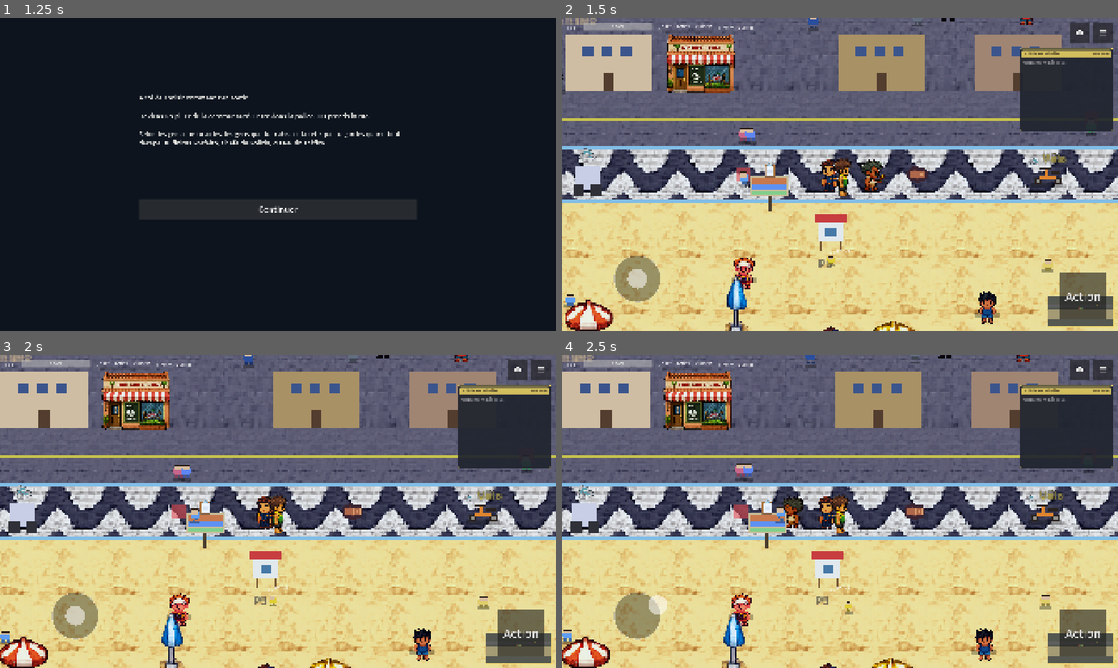
Above: before the commit, frames 1-4 (two rows, left to right).
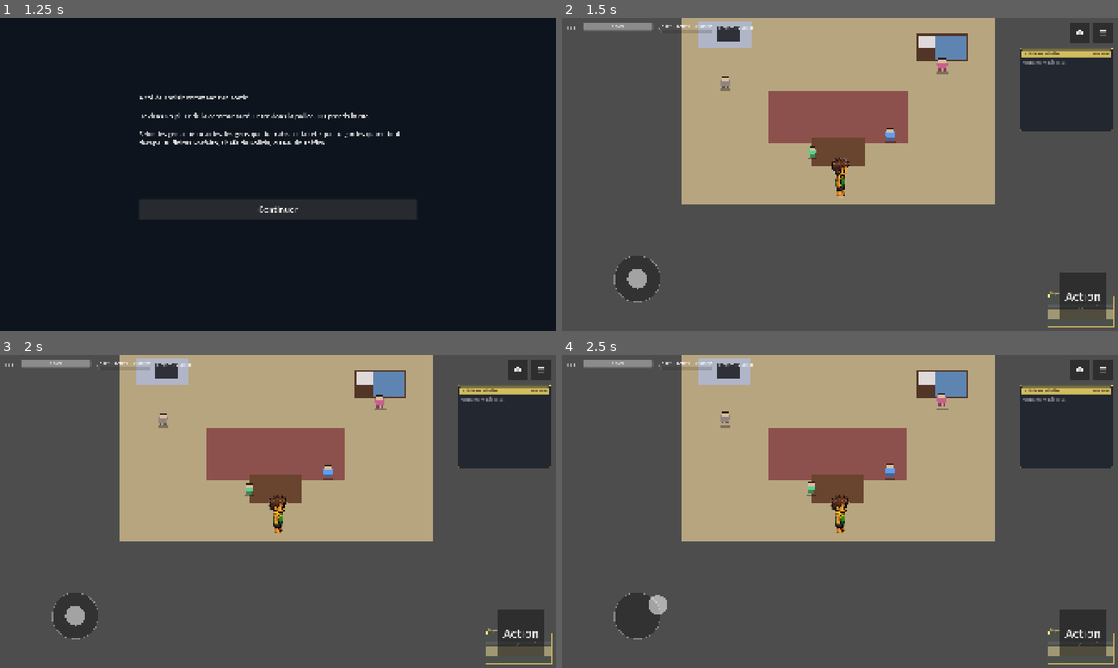
Above: after the commit, the same moments.

Repository: alexandreDavid/rio
Game: Godot game, scene res://scenes/main/Intro.tscn
Same seed, same stepped clock (60 frames per second), same inputs: the game is played once before the commit and once after it.
Inputs (mouse positions are in pixels of both pictures, inside the frame that each line leads up to):
- Up to frame 1 (1.25 s): click "Continuer" at 0.5 s
- Up to frame 2 (1.5 s): tap Enter (ui_accept) at 1.25 s; move the mouse to (962, 158) at 1.27 s; hold D (move_right) from 1.28 s (still down); hold E (interact) from 1.28 s (still down); click (962, 158) at 1.42 s
- Up to frame 3 (2 s): keep holding D (move_right); keep holding E (interact); tap Space (jump) at 1.52 s
- Up to frame 4 (2.5 s): release D (move_right) at 2 s; release E (interact) at 2 s; drag from (639, 614) to (828, 511) at 2.02 s

Frame 1 is identical in both runs. In frame 2, 92% of the frame differs, in the area x 0-100%, y 0-100%; in frame 3, 92%; in frame 4, 92%.

Commit message:
Démarrage chez tio Zé : nouveau quartier walkable Favela do Morro
- scenes/districts/FavelaDoMorro.tscn : 1480×510 px, ciel doré + colline
  verte, Cristo silhouette lointain, 10 maisons favela colorées dont la
  Casa do tio Zé centrale (couleur ocre, double pignon, label flottant),
  escalier central de descente, lignes électriques décoratives,
  réservoirs d'eau sur les toits, végétation des deux côtés
- HouseInterior placée *à l'intérieur* du district favela à local
  (80, -3000), avec ExitDoor.destination explicite (-15080, -2768) pour
  que le 1er exit (last_exit_position == ZERO au boot) sorte juste
  devant la maison sur le morro
- TioZeDoor (BuildingDoor) à local (-80, 100) → tp vers HouseInterior
  SpawnPoint en world (-14920, -5825)
- ExitToCopa (DistrictExit walkable) à local (0, 195) → walk_to copacabana
- Côté Copa : ExitToFavela ajouté à world (1100, -210), au-dessus de
  Nossa Senhora, label '↑ MORRO / FAVELA'
- DistrictManager : favela_morro enregistré + WALK_ENTRIES bidirectionnel
- Player spawn déplacé du calçadão (1200, 96) à l'intérieur de la maison
  (-14920, -5825)

5 wanderers dans la favela : 2 enfants rapides + 2 adultes en bavardage
+ 1 chien errant. Pas de NPC quest-related — Seu João reste sur le
calçadão pour préserver les flux quêtes existants. La cinématique
intro IntroSeuJoao continue de fonctionner (location-agnostic).

712/712 tests verts.

Diff:
--- /dev/null
+++ b/scenes/districts/FavelaDoMorro.tscn
@@ -0,0 +1,467 @@
+[gd_scene load_steps=8 format=3]
+
+[ext_resource type="PackedScene" path="res://scenes/props/TaxiStand.tscn" id="1_taxi"]
+[ext_resource type="PackedScene" path="res://scenes/props/AmbientWanderer.tscn" id="2_wander"]
+[ext_resource type="PackedScene" path="res://scenes/props/DistrictExit.tscn" id="3_exit"]
+[ext_resource type="PackedScene" path="res://scenes/interiors/HouseInterior.tscn" id="4_house_int"]
+[ext_resource type="PackedScene" path="res://scenes/props/BuildingDoor.tscn" id="5_door"]
+
+[sub_resource type="RectangleShape2D" id="WallH"]
+size = Vector2(1500, 16)
+
+[sub_resource type="RectangleShape2D" id="WallV"]
+size = Vector2(16, 480)
+
+[node name="FavelaDoMorroDistrict" type="Node2D"]
+
+[node name="Sky" type="ColorRect" parent="."]
+offset_left = -740.0
+offset_top = -260.0
+offset_right = 740.0
+offset_bottom = -100.0
+color = Color(0.92, 0.62, 0.35, 1)
+
+[node name="SkyHorizon" type="ColorRect" parent="."]
+offset_left = -740.0
+offset_top = -120.0
+offset_right = 740.0
+offset_bottom = -100.0
+color = Color(0.95, 0.78, 0.42, 1)
+
+[node name="HillBg" type="ColorRect" parent="."]
+offset_left = -740.0
+offset_top = -200.0
+offset_right = 740.0
+offset_bottom = -80.0
+color = Color(0.32, 0.42, 0.32, 1)
+
+[node name="HillRidge" type="ColorRect" parent="."]
+offset_left = -700.0
+offset_top = -180.0
+offset_right = -400.0
+offset_bottom = -80.0
+color = Color(0.28, 0.38, 0.32, 1)
+
+[node name="HillRidgeR" type="ColorRect" parent="."]
+offset_left = 400.0
+offset_top = -170.0
+offset_right = 700.0
+offset_bottom = -80.0
+color = Color(0.28, 0.38, 0.32, 1)
+
+[node name="ChristSilhouetteFar" type="ColorRect" parent="."]
+offset_left = 80.0
+offset_top = -190.0
+offset_right = 86.0
+offset_bottom = -160.0
+color = Color(0.22, 0.28, 0.22, 0.85)
+
+[node name="ChristCrossFar" type="ColorRect" parent="."]
+offset_left = 76.0
+offset_top = -178.0
+offset_right = 90.0
+offset_bottom = -174.0
+color = Color(0.22, 0.28, 0.22, 0.85)
+
+[node name="GroundDirt" type="ColorRect" parent="."]
+offset_left = -740.0
+offset_top = 100.0
+offset_right = 740.0
+offset_bottom = 200.0
+color = Color(0.55, 0.42, 0.32, 1)
+
+[node name="StairsCenter" type="ColorRect" parent="."]
+offset_left = -8.0
+offset_top = 100.0
+offset_right = 8.0
+offset_bottom = 200.0
+color = Color(0.42, 0.32, 0.22, 1)
+
+[node name="StairLine1" type="ColorRect" parent="."]
+offset_left = -10.0
+offset_top = 120.0
+offset_right = 10.0
+offset_bottom = 122.0
+color = Color(0.32, 0.22, 0.18, 1)
+
+[node name="StairLine2" type="ColorRect" parent="."]
+offset_left = -10.0
+offset_top = 140.0
+offset_right = 10.0
+offset_bottom = 142.0
+color = Color(0.32, 0.22, 0.18, 1)
+
+[node name="StairLine3" type="ColorRect" parent="."]
+offset_left = -10.0
+offset_top = 160.0
+offset_right = 10.0
+offset_bottom = 162.0
+color = Color(0.32, 0.22, 0.18, 1)
+
+[node name="StairLine4" type="ColorRect" parent="."]
+offset_left = -10.0
+offset_top = 180.0
+offset_right = 10.0
+offset_bottom = 182.0
+color = Color(0.32, 0.22, 0.18, 1)
+
+[node name="VegetationL" type="ColorRect" parent="."]
+offset_left = -740.0
+offset_top = 100.0
+offset_right = -640.0
+offset_bottom = 200.0
+color = Color(0.32, 0.55, 0.32, 1)
+
+[node name="VegetationR" type="ColorRect" parent="."]
+offset_left = 640.0
+offset_top = 100.0
+offset_right = 740.0
+offset_bottom = 200.0
+color = Color(0.32, 0.55, 0.32, 1)
+
+[node name="HouseRow1" type="Node2D" parent="."]
+
+[node name="House1Wall" type="ColorRect" parent="HouseRow1"]
+offset_left = -650.0
+offset_top = 0.0
+offset_right = -570.0
+offset_bottom = 100.0
+color = Color(0.85, 0.55, 0.4, 1)
+
+[node name="House1Roof" type="ColorRect" parent="HouseRow1"]
+offset_left = -660.0
+offset_top = -10.0
+offset_right = -560.0
+offset_bottom = 0.0
+color = Color(0.62, 0.32, 0.22, 1)
+
+[node name="House1Window" type="ColorRect" parent="HouseRow1"]
+offset_left = -630.0
+offset_top = 30.0
+offset_right = -610.0
+offset_bottom = 50.0
+color = Color(0.32, 0.55, 0.78, 0.85)
+
+[node name="House2Wall" type="ColorRect" parent="HouseRow1"]
+offset_left = -540.0
+offset_top = -10.0
+offset_right = -440.0
+offset_bottom = 100.0
+color = Color(0.95, 0.85, 0.4, 1)
+
+[node name="House2Roof" type="ColorRect" parent="HouseRow1"]
+offset_left = -550.0
+offset_top = -22.0
+offset_right = -430.0
+offset_bottom = -10.0
+color = Color(0.42, 0.32, 0.22, 1)
+
+[node name="House2Window" type="ColorRect" parent="HouseRow1"]
+offset_left = -515.0
+offset_top = 22.0
+offset_right = -495.0
+offset_bottom = 42.0
+color = Color(0.32, 0.55, 0.78, 0.85)
+
+[node name="House3Wall" type="ColorRect" parent="HouseRow1"]
+offset_left = -410.0
+offset_top = 0.0
+offset_right = -310.0
+offset_bottom = 100.0
+color = Color(0.55, 0.78, 0.55, 1)
+
+[node name="House3Roof" type="ColorRect" parent="HouseRow1"]
+offset_left = -420.0
+offset_top = -10.0
+offset_right = -300.0
+offset_bottom = 0.0
+color = Color(0.62, 0.32, 0.22, 1)
+
+[node name="House3Window" type="ColorRect" parent="HouseRow1"]
+offset_left = -385.0
+offset_top = 30.0
+offset_right = -365.0
+offset_bottom = 50.0
+color = Color(0.32, 0.55, 0.78, 0.85)
+
+[node name="House4Wall" type="ColorRect" parent="HouseRow1"]
+offset_left = -280.0
+offset_top = -20.0
+offset_right = -180.0
+offset_bottom = 100.0
+color = Color(0.4, 0.65, 0.95, 1)
+
+[node name="House4Roof" type="ColorRect" parent="HouseRow1"]
+offset_left = -290.0
+offset_top = -32.0
+offset_right = -170.0
+offset_bottom = -20.0
+color = Color(0.42, 0.32, 0.22, 1)
+
+[node name="House4Window" type="ColorRect" parent="HouseRow1"]
+offset_left = -250.0
+offset_top = 12.0
+offset_right = -230.0
+offset_bottom = 32.0
+color = Color(0.95, 0.85, 0.4, 0.85)
+
+[node name="TioZeHouseWall" type="ColorRect" parent="HouseRow1"]
+offset_left = -150.0
+offset_top = -30.0
+offset_right = -10.0
+offset_bottom = 100.0
+color = Color(0.95, 0.65, 0.45, 1)
+
+[node name="TioZeHouseRoof" type="ColorRect" parent="HouseRow1"]
+offset_left = -160.0
+offset_top = -42.0
+offset_right = 0.0
+offset_bottom = -30.0
+color = Color(0.62, 0.32, 0.22, 1)
+
+[node name="TioZeHouseRoof2" type="ColorRect" parent="HouseRow1"]
+offset_left = -100.0
+offset_top = -52.0
+offset_right = -50.0
+offset_bottom = -42.0
+color = Color(0.62, 0.32, 0.22, 1)
+
+[node name="TioZeWindowL" type="ColorRect" parent="HouseRow1"]
+offset_left = -125.0
+offset_top = 0.0
+offset_right = -100.0
+offset_bottom = 25.0
+color = Color(0.95, 0.85, 0.4, 0.92)
+
+[node name="TioZeWindowR" type="ColorRect" parent="HouseRow1"]
+offset_left = -50.0
+offset_top = 0.0
+offset_right = -25.0
+offset_bottom = 25.0
+color = Color(0.95, 0.85, 0.4, 0.92)
+
+[node name="TioZeLabel" type="Label" parent="HouseRow1"]
+offset_left = -130.0
+offset_top = -60.0
+offset_right = -30.0
+offset_bottom = -42.0
+text = "Casa do tio Zé"
+horizontal_alignment = 1
+theme_override_font_sizes/font_size = 11
+theme_override_colors/font_color = Color(0.95, 0.92, 0.78, 1)
+theme_override_colors/font_outline_color = Color(0, 0, 0, 0.85)
+theme_override_constants/outline_size = 4
+
+[node name="House6Wall" type="ColorRect" parent="HouseRow1"]
+offset_left = 30.0
+offset_top = 0.0
+offset_right = 130.0
+offset_bottom = 100.0
+color = Color(0.78, 0.42, 0.55, 1)
+
+[node name="House6Roof" type="ColorRect" parent="HouseRow1"]
+offset_left = 20.0
+offset_top = -10.0
+offset_right = 140.0
+offset_bottom = 0.0
+color = Color(0.62, 0.32, 0.22, 1)
+
+[node name="House6Window" type="ColorRect" parent="HouseRow1"]
+offset_left = 65.0
+offset_top = 30.0
+offset_right = 85.0
+offset_bottom = 50.0
+color = Color(0.32, 0.55, 0.78, 0.85)
+
+[node name="House7Wall" type="ColorRect" parent="HouseRow1"]
+offset_left = 160.0
+offset_top = -10.0
+offset_right = 280.0
+offset_bottom = 100.0
+color = Color(0.95, 0.92, 0.85, 1)
+
+[node name="House7Roof" type="ColorRect" parent="HouseRow1"]
+offset_left = 150.0
+offset_top = -22.0
+offset_right = 290.0
+offset_bottom = -10.0
+color = Color(0.42, 0.32, 0.22, 1)
+
+[node name="House7Window" type="ColorRect" parent="HouseRow1"]
+offset_left = 200.0
+offset_top = 18.0
+offset_right = 220.0
+offset_bottom = 38.0
+color = Color(0.32, 0.55, 0.78, 0.85)
+
+[node name="House7DoorL" type="ColorRect" parent="HouseRow1"]
+offset_left = 230.0
+offset_top = 60.0
+offset_right = 250.0
+offset_bottom = 100.0
+color = Color(0.42, 0.22, 0.18, 1)
+
+[node name="House8Wall" type="ColorRect" parent="HouseRow1"]
+offset_left = 310.0
+offset_top = 0.0
+offset_right = 410.0
+offset_bottom = 100.0
+color = Color(0.55, 0.78, 0.85, 1)
+
+[node name="House8Roof" type="ColorRect" parent="HouseRow1"]
+offset_left = 300.0
+offset_top = -10.0
+offset_right = 420.0
+offset_bottom = 0.0
+color = Color(0.62, 0.32, 0.22, 1)
+
+[node name="House9Wall" type="ColorRect" parent="HouseRow1"]
+offset_left = 440.0
+offset_top = -20.0
+offset_right = 540.0
+offset_bottom = 100.0
+color = Color(0.95, 0.85, 0.4, 1)
+
+[node name="House9Roof" type="ColorRect" parent="HouseRow1"]
+offset_left = 430.0
+offset_top = -32.0
+offset_right = 550.0
+offset_bottom = -20.0
+color = Color(0.42, 0.32, 0.22, 1)
+
+[node name="House10Wall" type="ColorRect" parent="HouseRow1"]
+offset_left = 570.0
+offset_top = 0.0
+offset_right = 660.0
+offset_bottom = 100.0
+color = Color(0.85, 0.55, 0.4, 1)
+
+[node name="House10Roof" type="ColorRect" parent="HouseRow1"]
+offset_left = 560.0
+offset_top = -10.0
+offset_right = 670.0
+offset_bottom = 0.0
+color = Color(0.62, 0.32, 0.22, 1)
+
+[node name="PowerLineL" type="ColorRect" parent="."]
+offset_left = -650.0
+offset_top = -50.0
+offset_right = -150.0
+offset_bottom = -48.0
+color = Color(0.18, 0.14, 0.12, 0.85)
+
+[node name="PowerLineR" type="ColorRect" parent="."]
+offset_left = 30.0
+offset_top = -50.0
+offset_right = 660.0
+offset_bottom = -48.0
+color = Color(0.18, 0.14, 0.12, 0.85)
+
+[node name="WaterTankTL" type="ColorRect" parent="."]
+offset_left = -380.0
+offset_top = -25.0
+offset_right = -350.0
+offset_bottom = 0.0
+color = Color(0.42, 0.62, 0.78, 1)
+
+[node name="WaterTankTR" type="ColorRect" parent="."]
+offset_left = 480.0
+offset_top = -45.0
+offset_right = 510.0
+offset_bottom = -20.0
+color = Color(0.42, 0.62, 0.78, 1)
+
+[node name="ZoneLabel" type="Label" parent="."]
+offset_left = -120.0
+offset_top = -250.0
+offset_right = 120.0
+offset_bottom = -226.0
+text = "FAVELA DO MORRO"
+horizontal_alignment = 1
+theme_override_font_sizes/font_size = 14
+theme_override_colors/font_color = Color(0.95, 0.85, 0.4, 1)
+theme_override_colors/font_outline_color = Color(0, 0, 0, 0.85)
+theme_override_constants/outline_size = 4
+
+[node name="Walls" type="Node2D" parent="."]
+
+[node name="Top" type="StaticBody2D" parent="Walls"]
+position = Vector2(0, -100)
+
+[node name="Shape" type="CollisionShape2D" parent="Walls/Top"]
+shape = SubResource("WallH")
+
+[node name="Bottom" type="StaticBody2D" parent="Walls"]
+position = Vector2(0, 210)
+
+[node name="Shape" type="CollisionShape2D" parent="Walls/Bottom"]
+shape = SubResource("WallH")
+
+[node name="Left" type="StaticBody2D" parent="Walls"]
+position = Vector2(-748, 60)
+
+[node name="Shape" type="CollisionShape2D" parent="Walls/Left"]
+shape = SubResource("WallV")
+
+[node name="Right" type="StaticBody2D" parent="Walls"]
+position = Vector2(708, 60)
+
+[node name="Shape" type="CollisionShape2D" parent="Walls/Right"]
+shape = SubResource("WallV")
+
+[node name="PlayerSpawn" type="Marker2D" parent="."]
+position = Vector2(-80, 130)
+
+[node name="TaxiStand" parent="." instance=ExtResource("1_taxi")]
+position = Vector2(600, 140)
+
+[node name="TioZeDoor" parent="." instance=ExtResource("5_door")]
+position = Vector2(-80, 100)
+prompt_text = "Entrer chez tio Zé"
+destination = Vector2(-14920, -5825)
+
+[node name="ExitToCopa" parent="." instance=ExtResource("3_exit")]
+position = Vector2(0, 195)
+target_district = "copacabana"
+label_text = "↓ COPACABANA"
+
+[node name="HouseInterior" parent="." instance=ExtResource("4_house_int")]
+position = Vector2(80, -3000)
+
+[node name="KidA" parent="." instance=ExtResource("2_wander")]
+position = Vector2(-300, 145)
+color = Color(0.95, 0.85, 0.4, 1)
+size = Vector2(7, 12)
+path = Array[Vector2]([Vector2(-300, 145), Vector2(-200, 155), Vector2(-400, 150)])
+speed = 32.0
+
+[node name="KidB" parent="." instance=ExtResource("2_wander")]
+position = Vector2(280, 155)
+color = Color(0.4, 0.85, 0.55, 1)
+size = Vector2(7, 12)
+path = Array[Vector2]([Vector2(280, 155), Vector2(380, 145), Vector2(180, 160)])
+speed = 30.0
+
+[node name="LocalA" parent="." instance=ExtResource("2_wander")]
+position = Vector2(-450, 130)
+color = Color(0.85, 0.55, 0.4, 1)
+size = Vector2(10, 17)
+path = Array[Vector2]([Vector2(-450, 130), Vector2(-150, 130), Vector2(-450, 150)])
+speed = 14.0
+pause_at_waypoints = 2.0
+
+[node name="LocalB" parent="." instance=ExtResource("2_wander")]
+position = Vector2(420, 145)
+color = Color(0.55, 0.42, 0.32, 1)
+size = Vector2(10, 17)
+path = Array[Vector2]([Vector2(420, 145), Vector2(550, 130), Vector2(300, 155)])
+speed = 12.0
+pause_at_waypoints = 2.4
+
+[node name="DogStreet" parent="." instance=ExtResource("2_wander")]
+position = Vector2(-50, 170)
+color = Color(0.55, 0.42, 0.32, 1)
+size = Vector2(10, 8)
+path = Array[Vector2]([Vector2(-50, 170), Vector2(50, 175), Vector2(-100, 165)])
+speed = 18.0
+pause_at_waypoints = 1.8
--- a/scenes/interiors/HouseInterior.tscn
+++ b/scenes/interiors/HouseInterior.tscn
@@ -118,6 +118,7 @@
 position = Vector2(0, 105)
 prompt_text = "Sortir"
 is_exit = true
+destination = Vector2(-15080, -2768)
 
 [node name="SpawnPoint" type="Marker2D" parent="."]
 position = Vector2(0, 75)
--- a/scenes/world/Copacabana.tscn
+++ b/scenes/world/Copacabana.tscn
@@ -23,6 +23,7 @@
 [ext_resource type="PackedScene" path="res://scenes/districts/ZonaSul.tscn" id="57_zonasul"]
 [ext_resource type="PackedScene" path="res://scenes/props/DistrictExit.tscn" id="58_exit"]
 [ext_resource type="PackedScene" path="res://scenes/districts/BotafogoFlamengo.tscn" id="59_botafogo"]
+[ext_resource type="PackedScene" path="res://scenes/districts/FavelaDoMorro.tscn" id="60_favela"]
 [ext_resource type="PackedScene" path="res://scenes/npcs/Consortium.tscn" id="28_consortium"]
 [ext_resource type="PackedScene" path="res://scenes/npcs/Ramos.tscn" id="29_ramos"]
 [ext_resource type="PackedScene" path="res://scenes/props/SurfStation.tscn" id="30_surf"]
@@ -372,6 +373,14 @@
 target_district = "botafogo_flamengo"
 label_text = "↑ TÚNEL → BOTAFOGO"
 
+[node name="FavelaDoMorroDistrict" parent="." instance=ExtResource("60_favela")]
+position = Vector2(-15000, -2900)
+
+[node name="ExitToFavela" parent="." instance=ExtResource("58_exit")]
+position = Vector2(1100, -210)
+target_district = "favela_morro"
+label_text = "↑ MORRO / FAVELA"
+
 [node name="Otavio" parent="." instance=ExtResource("41_otavio")]
 position = Vector2(1840, 36)
 
@@ -399,4 +408,4 @@
 theme_override_font_sizes/font_size = 11
 
 [node name="Player" parent="." instance=ExtResource("1_player")]
-position = Vector2(1200, 96)
+position = Vector2(-14920, -5825)
--- a/scripts/core/DistrictManager.gd
+++ b/scripts/core/DistrictManager.gd
@@ -66,6 +66,11 @@
 		"label": "Botafogo / Urca / Flamengo",
 		"fare": 14,
 		"node_name": "BotafogoFlamengoDistrict",
+	},
+	"favela_morro": {
+		"label": "Favela do Morro — chez tio Zé",
+		"fare": 8,
+		"node_name": "FavelaDoMorroDistrict",
 	},
 }
 
@@ -77,12 +82,16 @@
 	"copacabana": {
 		"zona_sul":           Vector2(220, 110),     # depuis l'ouest (Arpoador)
 		"botafogo_flamengo":  Vector2(2120, -50),    # depuis le tunnel Leme (côté est-nord)
+		"favela_morro":       Vector2(1100, -180),   # arrivée depuis le morro (escalier 2nd row)
 	},
 	"zona_sul": {
 		"copacabana": Vector2(800, 130),  # arrivée depuis l'est (Copa)
 	},
 	"botafogo_flamengo": {
 		"copacabana": Vector2(800, 130),  # arrivée depuis le tunnel (côté est = Urca)
+	},
+	"favela_morro": {
+		"copacabana": Vector2(0, 195),    # arrivée depuis le bas (escalier sud)
 	},
 }
 
Not shown: 1 places in scenes/world/Copacabana.tscn that only renumber resources
